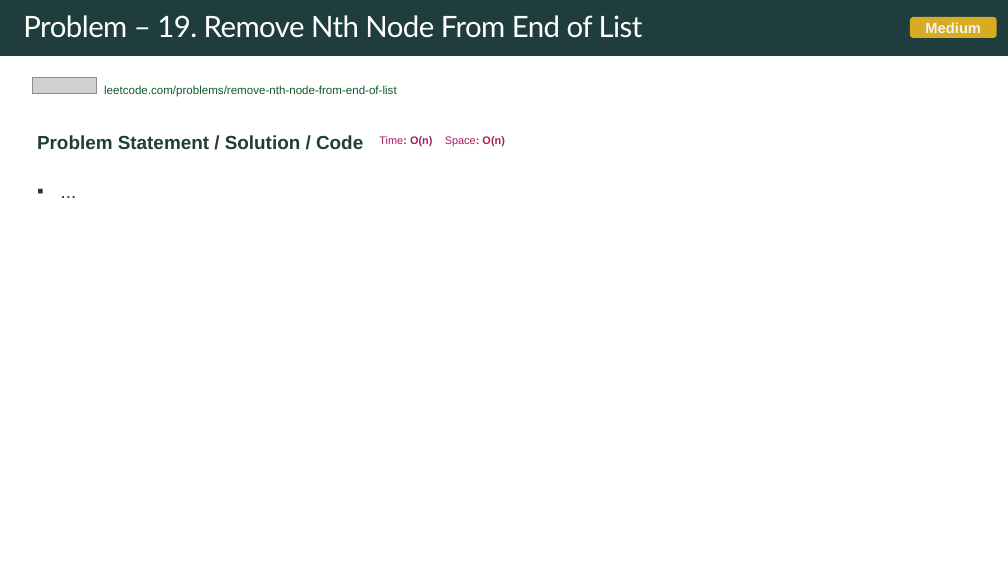
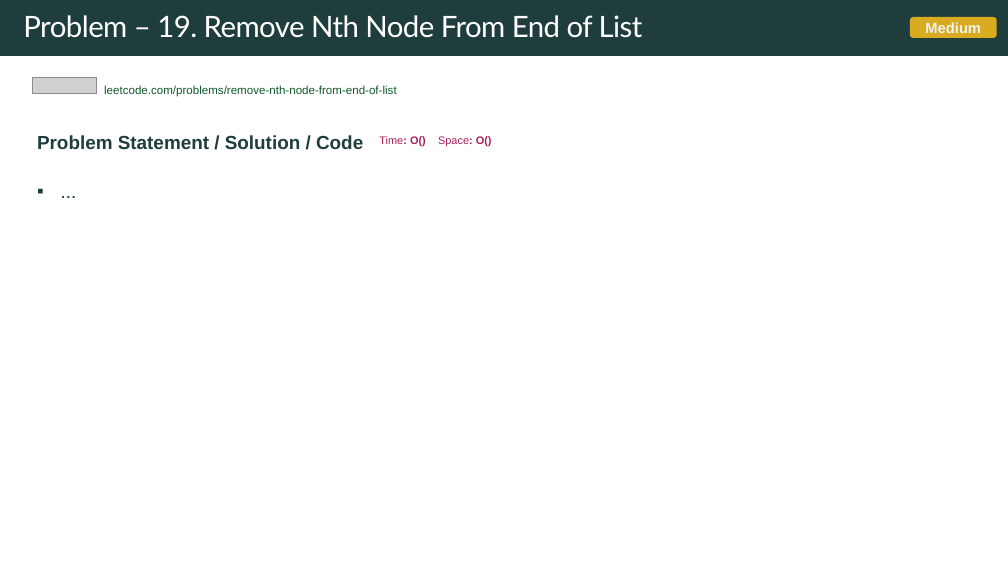
Before and after one commit to rfdavid/coding-interview-handbook-cpp, a slide deck: slide 228 of Algorithm and problem Solving Cheatsheet.pptm (slide 208 before the commit). Drawn at 1008x567 pixels with LibreOffice and Linux fonts; fonts in the diff are those of the drawing; grey boxes stand for pictures. Boxes give left, top, right and bottom in pixels: in the first picture for what was removed or moved away, otherwise in the second. Text is boxed around its words. In the diff, an @@ line names an element or a change of style, - is before the commit and + after.

Commit message:
added more problems

```diff
--- a/Algorithm and problem Solving Cheatsheet.pptm
+++ b/Algorithm and problem Solving Cheatsheet.pptm
@@ text at bbox=[37, 135, 492, 149]: text changed @@
-Problem Statement / Solution / Code Time: O(n) Space: O(n)
+Problem Statement / Solution / Code Time: O() Space: O()
```
Also in this commit, not shown: 21 other slides changed, 27 slides added, 14 other files.
